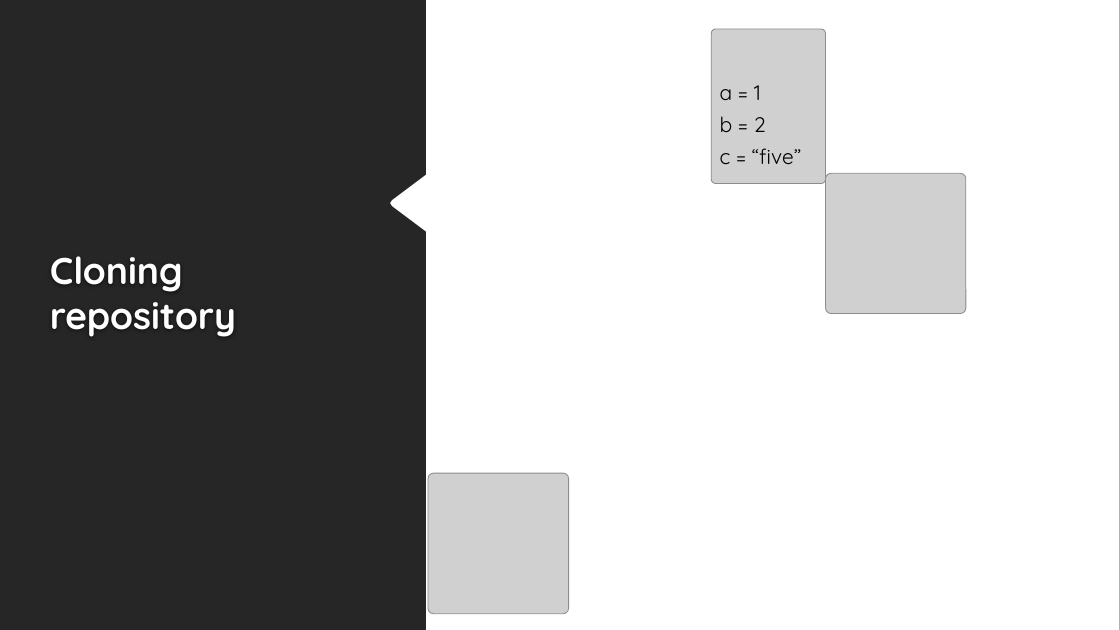
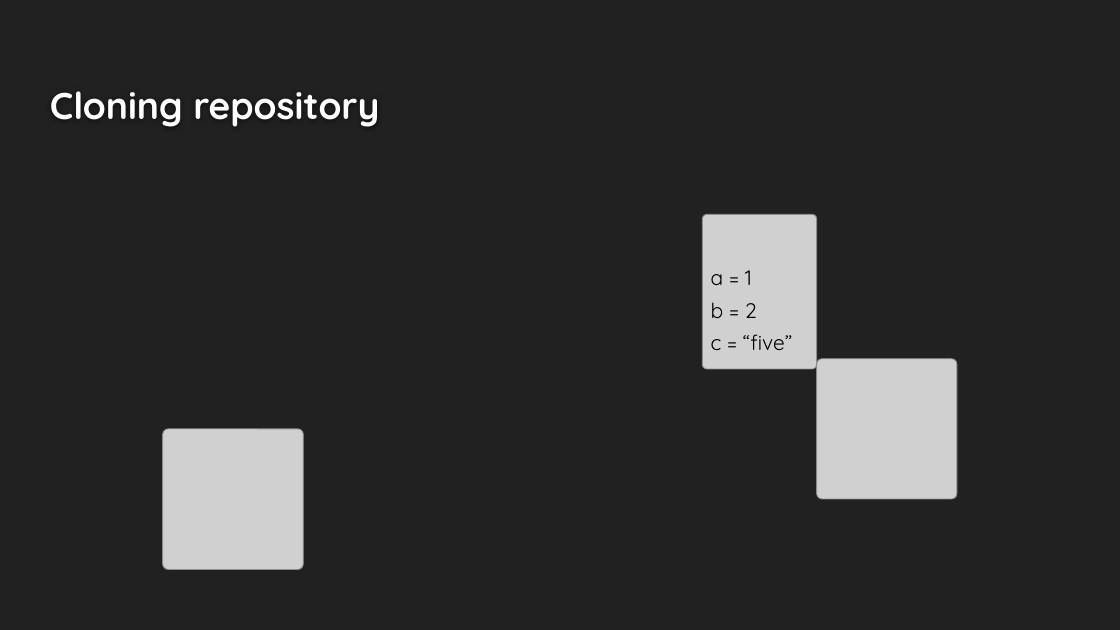
Before and after one commit to UWIComputingSociety-sta/UWICS_GitHub_Intro, a slide deck: slide 9 of UWICS_Git.pptx. Drawn at 1120x630 pixels with LibreOffice and Linux fonts; fonts in the diff are those of the drawing; grey boxes stand for pictures; background and template pictures are left out. Boxes give left, top, right and bottom in pixels: in the first picture for what was removed or moved away, otherwise in the second. Text is boxed around its words. In the diff, an @@ line names an element or a change of style, - is before the commit and + after.

```diff
--- a/UWICS_Git.pptx
+++ b/UWICS_Git.pptx
@@ rectangle removed at [0,0,1120,630] @@
@@ freeform shape removed at [0,0,426,630] @@
@@ title "Cloning repository" rewrapped from [50,256,236,337] to [50,91,379,127] @@
@@ 2 pictures, 1 text: place and size @@
-2 pictures, 1 text at [712,29,966,313]
+2 pictures, 1 text at [702,214,957,499]
@@ picture: place and size @@
-picture at [429,473,569,613]
+picture at [163,429,303,570]
```
Also in this commit, not shown: 11 other slides changed, 2 slides added.
